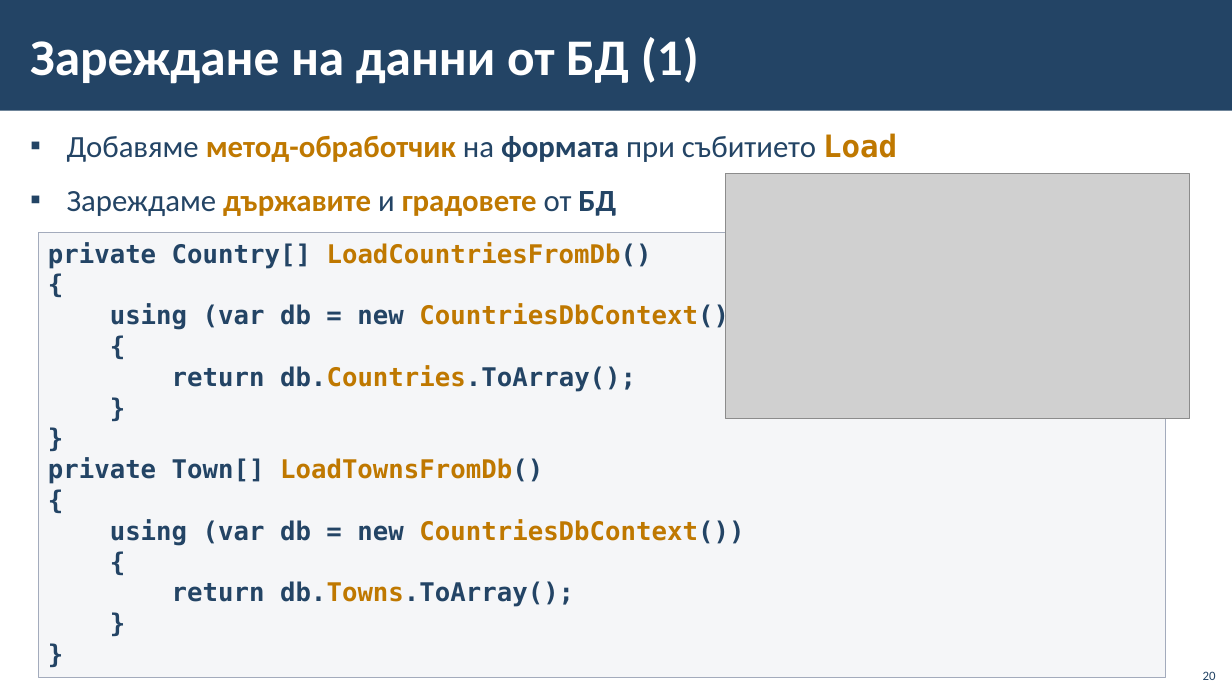
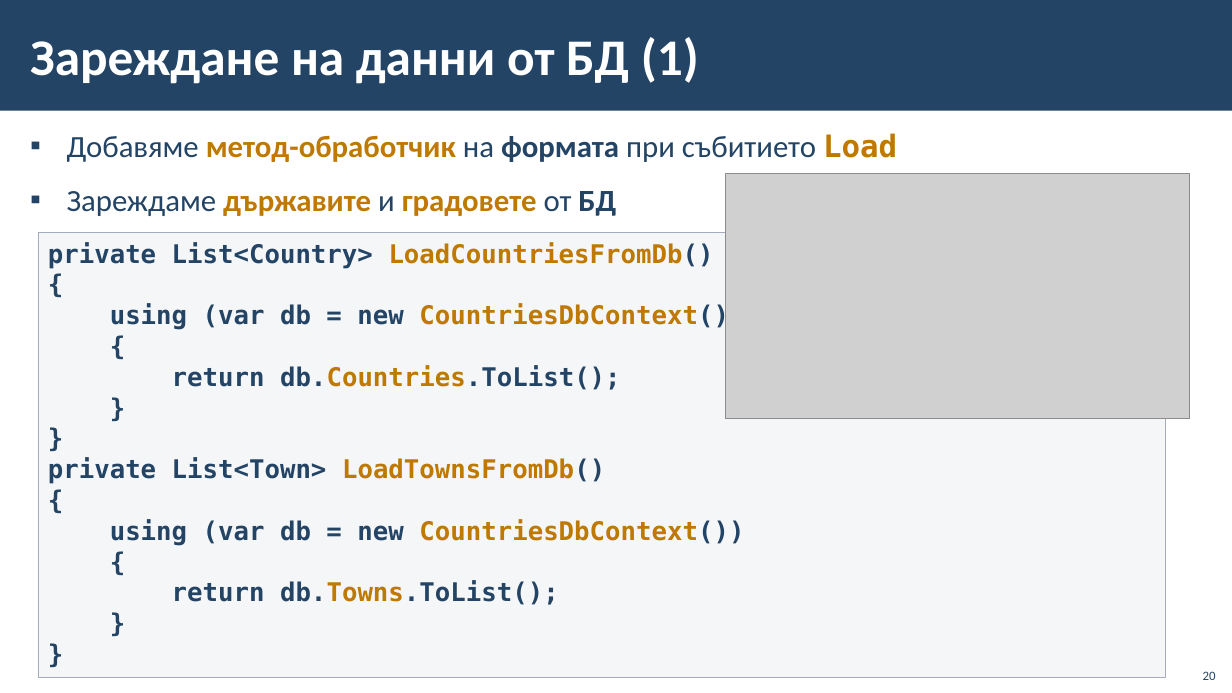
Before and after one commit to BG-IT-Edu/School-Programming, a slide deck: slide 20 of Courses/Software-Sciences/Module-4-Information-Systems-New/08-Navigation-between-Tables/08-Navigation-between-Tables.pptx. Drawn at 1232x693 pixels with LibreOffice and Linux fonts; fonts in the diff are those of the drawing; grey boxes stand for pictures; background and template pictures are left out. Boxes give left, top, right and bottom in pixels: in the first picture for what was removed or moved away, otherwise in the second. Text is boxed around its words. In the diff, an @@ line names an element or a change of style, - is before the commit and + after.

```diff
--- a/Courses/Software-Sciences/Module-4-Information-Systems-New/08-Navigation-between-Tables/08-Navigation-between-Tables.pptx
+++ b/Courses/Software-Sciences/Module-4-Information-Systems-New/08-Navigation-between-Tables/08-Navigation-between-Tables.pptx
@@ text in rectangle at [48, 242, 714, 268]: text changed; text colour #BF7800 to #234465 @@
-private Country[] LoadCountriesFromDb()
+private List<Country> LoadCountriesFromDb()
@@ text in rectangle at [172, 365, 621, 390]: text changed @@
-return db.Countries.ToArray();
+return db.Countries.ToList();
@@ text in rectangle at [48, 458, 605, 484]: text changed @@
-private Town[] LoadTownsFromDb()
+private List<Town> LoadTownsFromDb()
@@ text in rectangle at [172, 581, 559, 605]: text changed @@
-return db.Towns.ToArray();
+return db.Towns.ToList();
```
Also in this commit, not shown: 3 other slides changed.
